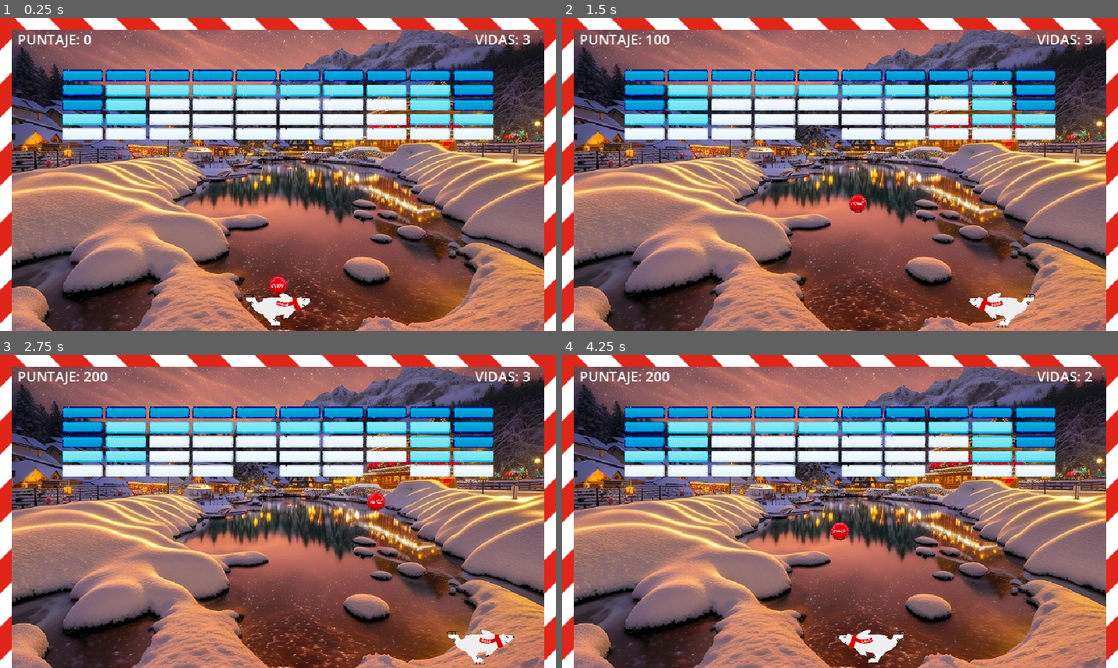
Above: before the commit, frames 1-4 (two rows, left to right).
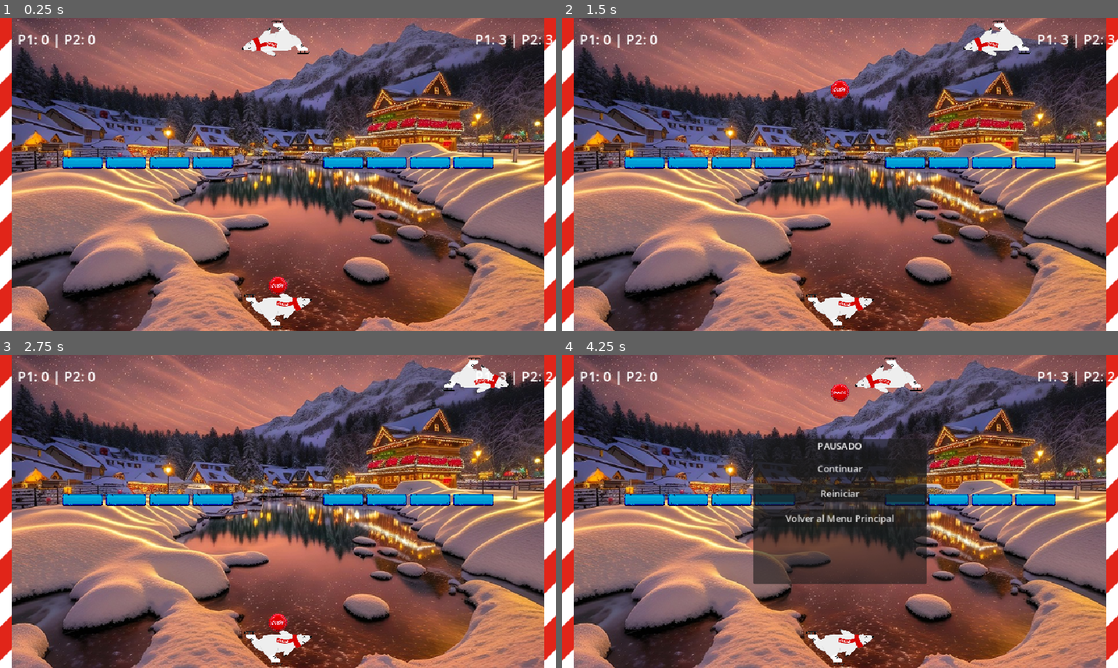
Above: after the commit, the same moments.

Repository: Alwedion/cocacolanoid
Game: Godot game, scene res://Scenes/arkanoid.tscn
Two runs of this game, one before a commit and one after it. Both use one fixed random seed, a clock stepped at 60 frames per second and the inputs below.
Inputs:
- Up to frame 1 (0.25 s): no input
- Up to frame 2 (1.5 s): tap Enter (ui_accept) at 0.5, 0.77 s; hold Right (ui_right) 0.53-1.28 s; hold Left (ui_left) from 1.28 s (still down)
- Up to frame 3 (2.75 s): tap Enter (ui_accept) at 1.52 s; release Left (ui_left) at 2.03 s; hold Right (ui_right) from 2.03 s (still down)
- Up to frame 4 (4.25 s): tap Enter (ui_accept) at 3.02, 3.77 s; release Right (ui_right) at 3.53 s; hold Left (ui_left) from 3.53 s (still down); tap Escape (pause, bound only after the commit) at 4.15 s

The runs differ from the first frame. In frame 1, 20% of the frame differs, in the area x 2-100%, y 0-49%; in frame 2, 22%; in frame 3, 21%; in frame 4, 30%, in the area x 2-100%, y 0-100%.

Commit message:
t

Diff:
--- a/Scenes/arkanoid.tscn
+++ b/Scenes/arkanoid.tscn
@@ -28,22 +28,40 @@
 
 [node name="Arkanoid" type="Node2D" unique_id=1074859914]
 
-[node name="Paddle" type="CharacterBody2D" parent="." unique_id=1818522318]
+[node name="Player1Paddle" type="CharacterBody2D" parent="." unique_id=1818522318]
 position = Vector2(480, 490)
+collision_layer = 4
 script = ExtResource("1_e3c5b")
 
-[node name="CollisionShape2D" type="CollisionShape2D" parent="Paddle" unique_id=1882703488]
+[node name="CollisionShape2D" type="CollisionShape2D" parent="Player1Paddle" unique_id=1882703488]
 shape = SubResource("RectangleShape2D_guh18")
 
-[node name="Sprite2D" type="Sprite2D" parent="Paddle" unique_id=1332949793]
+[node name="Sprite2D" type="Sprite2D" parent="Player1Paddle" unique_id=1332949793]
 position = Vector2(2.0000129, 11.999996)
 scale = Vector2(0.2727838, 0.22520524)
 texture = ExtResource("2_5y7lg")
 
+[node name="Player2Paddle" type="CharacterBody2D" parent="." unique_id=841086277]
+position = Vector2(475, 49)
+collision_layer = 4
+script = ExtResource("1_e3c5b")
+player_id = 2
+
+[node name="CollisionShape2D" type="CollisionShape2D" parent="Player2Paddle" unique_id=1200410913]
+shape = SubResource("RectangleShape2D_guh18")
+
+[node name="Sprite2D" type="Sprite2D" parent="Player2Paddle" unique_id=178539643]
+position = Vector2(-0.9999869, -12)
+scale = Vector2(0.2727838, 0.22520524)
+texture = ExtResource("2_5y7lg")
+flip_h = true
+flip_v = true
+
 [node name="Walls" type="Node2D" parent="." unique_id=699596688]
 
 [node name="Top" type="StaticBody2D" parent="Walls" unique_id=1681111755]
-position = Vector2(480, 10)
+position = Vector2(477, -217)
+collision_layer = 3
 
 [node name="CollisionShape2D" type="CollisionShape2D" parent="Walls/Top" unique_id=591146945]
 shape = SubResource("RectangleShape2D_djfhu")
@@ -54,6 +72,7 @@
 
 [node name="Left" type="StaticBody2D" parent="Walls" unique_id=1876122777]
 position = Vector2(10, 270)
+collision_layer = 3
 
 [node name="CollisionShape2D" type="CollisionShape2D" parent="Walls/Left" unique_id=674377675]
 shape = SubResource("RectangleShape2D_nccni")
@@ -64,6 +83,7 @@
 
 [node name="Right" type="StaticBody2D" parent="Walls" unique_id=218471002]
 position = Vector2(950, 270)
+collision_layer = 3
 
 [node name="CollisionShape2D" type="CollisionShape2D" parent="Walls/Right" unique_id=1853430737]
 shape = SubResource("RectangleShape2D_6l4ap")
@@ -73,9 +93,12 @@
 texture = ExtResource("3_hnee1")
 
 [node name="Ball" type="CharacterBody2D" parent="." unique_id=1347679701]
-position = Vector2(480, 540)
+position = Vector2(480, 433)
 scale = Vector2(2, 2)
+collision_layer = 2
+collision_mask = 5
 script = ExtResource("2_01gq6")
+speed = null
 
 [node name="CollisionShape2D" type="CollisionShape2D" parent="Ball" unique_id=1370062926]
 shape = SubResource("CircleShape2D_guh18")
@@ -85,7 +108,8 @@
 scale = Vector2(0.036613304, 0.036613222)
 texture = ExtResource("3_3dowy")
 
-[node name="Level" type="Node2D" parent="." unique_id=1968133762 node_paths=PackedStringArray("score_label", "lives_label", "final_score_label", "game_over_panel")]
+[node name="Level" type="Node2D" parent="." unique_id=1968133762 node_paths=PackedStringArray("score_label", "lives_label", "final_score_label", "game_over_panel", "pause_menu_panel")]
+process_mode = 3
 script = ExtResource("3_ubs8n")
 normal_brick_scene = ExtResource("4_2se6l")
 medium_brick_scene = ExtResource("7_eitq0")
@@ -94,6 +118,8 @@
 lives_label = NodePath("../UI/LivesLabel")
 final_score_label = NodePath("../UI/GameOverPanel/VBoxContainer/FinalScoreLabel")
 game_over_panel = NodePath("../UI/GameOverPanel")
+start_y = 250.0
+pause_menu_panel = NodePath("../UI/PauseMenuPanel")
 
 [node name="UI" type="CanvasLayer" parent="." unique_id=2134908235]
 
@@ -151,9 +177,54 @@
 layout_mode = 2
 text = "REINICIAR"
 
+[node name="PauseMenuPanel" type="Panel" parent="UI" unique_id=2093461340]
+process_mode = 2
+visible = false
+custom_minimum_size = Vector2(300, 250)
+anchors_preset = 8
+anchor_left = 0.5
+anchor_top = 0.5
+anchor_right = 0.5
+anchor_bottom = 0.5
+offset_left = -150.0
+offset_top = -125.0
+offset_right = 150.0
+offset_bottom = 125.0
+grow_horizontal = 2
+grow_vertical = 2
+
+[node name="VBoxContainer" type="VBoxContainer" parent="UI/PauseMenuPanel" unique_id=1942742421]
+layout_mode = 1
+anchors_preset = 15
+anchor_right = 1.0
+anchor_bottom = 1.0
+grow_horizontal = 2
+grow_vertical = 2
+theme_override_constants/separation = 12
+
+[node name="TitleLabel" type="Label" parent="UI/PauseMenuPanel/VBoxContainer" unique_id=1996875769]
+layout_mode = 2
+text = "PAUSADO"
+horizontal_alignment = 1
+
+[node name="ResumeButton" type="Button" parent="UI/PauseMenuPanel/VBoxContainer" unique_id=1612503208]
+layout_mode = 2
+text = "Continuar"
+
+[node name="RestartButton" type="Button" parent="UI/PauseMenuPanel/VBoxContainer" unique_id=636848956]
+layout_mode = 2
+text = "Reiniciar"
+
+[node name="MainMenuButton" type="Button" parent="UI/PauseMenuPanel/VBoxContainer" unique_id=1554704343]
+layout_mode = 2
+text = "Volver al Menu Principal"
+
 [node name="Background" type="Sprite2D" parent="." unique_id=1966947369]
 z_index = -10
 position = Vector2(480, 270)
 texture = ExtResource("9_8kbsk")
 
 [connection signal="pressed" from="UI/GameOverPanel/VBoxContainer/RestartButton" to="Level" method="_on_restart_button_pressed"]
+[connection signal="pressed" from="UI/PauseMenuPanel/VBoxContainer/ResumeButton" to="Level" method="_on_resume_button_pressed"]
+[connection signal="pressed" from="UI/PauseMenuPanel/VBoxContainer/RestartButton" to="Level" method="_on_restart_button_pressed"]
+[connection signal="pressed" from="UI/PauseMenuPanel/VBoxContainer/MainMenuButton" to="Level" method="_on_main_menu_button_pressed"]
--- /dev/null
+++ b/Scenes/main_menu.tscn
@@ -0,0 +1,44 @@
+[gd_scene format=3 uid="uid://d4bjde7ucwt7i"]
+
+[ext_resource type="Script" uid="uid://lepda2gq4l3a" path="res://Scripts/main_menu.gd" id="1_28flt"]
+
+[node name="MainMenu" type="Control" unique_id=181240768]
+layout_mode = 3
+anchors_preset = 15
+anchor_right = 1.0
+anchor_bottom = 1.0
+grow_horizontal = 2
+grow_vertical = 2
+script = ExtResource("1_28flt")
+
+[node name="CenterContainer" type="CenterContainer" parent="." unique_id=852788515]
+layout_mode = 1
+anchors_preset = 15
+anchor_right = 1.0
+anchor_bottom = 1.0
+grow_horizontal = 2
+grow_vertical = 2
+
+[node name="VBoxContainer" type="VBoxContainer" parent="CenterContainer" unique_id=172370428]
+layout_mode = 2
+theme_override_constants/separation = 18
+alignment = 1
+
+[node name="TitleLabel" type="Label" parent="CenterContainer/VBoxContainer" unique_id=418634322]
+layout_mode = 2
+theme_override_font_sizes/font_size = 48
+text = "ARKANOID"
+horizontal_alignment = 1
+
+[node name="SinglePlayerButton" type="Button" parent="CenterContainer/VBoxContainer" unique_id=1337610581]
+custom_minimum_size = Vector2(260, 54)
+layout_mode = 2
+text = "Single Player"
+
+[node name="TwoPlayersButton" type="Button" parent="CenterContainer/VBoxContainer" unique_id=987215110]
+custom_minimum_size = Vector2(260, 54)
+layout_mode = 2
+text = "Two Players"
+
+[connection signal="pressed" from="CenterContainer/VBoxContainer/SinglePlayerButton" to="." method="_on_single_player_button_pressed"]
+[connection signal="pressed" from="CenterContainer/VBoxContainer/TwoPlayersButton" to="." method="_on_two_players_button_pressed"]
--- a/Scripts/ball.gd
+++ b/Scripts/ball.gd
@@ -3,10 +3,25 @@
 @export var speed := 350.0
 
 var launched := false
+var last_player_id := 0
 
 func _process(_delta: float) -> void:
-	if global_position.y > 560.0 and launched:
-		ball_lost()
+	if not launched:
+		return
+
+	var game_mode := str(
+		get_tree().root.get_meta("game_mode", "two_players")
+	)
+
+	# Player 1 loses the ball at the bottom.
+	if global_position.y > 560.0:
+		print("Player 1 missed!")
+		ball_lost(1)
+
+	# Only check the top boundary in two-player mode.
+	elif game_mode == "two_players" and global_position.y < -20.0:
+		print("Player 2 missed!")
+		ball_lost(2)
 
 func _physics_process(delta: float) -> void:
 	if not launched:
@@ -23,10 +38,10 @@
 		var collider := collision.get_collider()
 
 		if collider.is_in_group("brick"):
-			collider.hit()
+			collider.hit(last_player_id)
 			velocity = velocity.bounce(collision.get_normal()).normalized() * speed
 
-		elif collider.name == "Paddle":
+		elif collider.is_in_group("paddle"):
 			bounce_from_paddle(collider)
 
 		else:
@@ -34,6 +49,8 @@
 
 
 func bounce_from_paddle(paddle: CharacterBody2D) -> void:
+	last_player_id = paddle.player_id
+	print("Last hit by Player: ", last_player_id)
 	var paddle_width := 120.0
 
 	# How far from the center did the ball hit?
@@ -62,20 +79,20 @@
 			# Exact center: randomly choose left or right.
 			angle = min_angle if randf() < 0.5 else -min_angle
 
-	velocity = Vector2(
-		sin(angle),
-		-cos(angle)
-	).normalized() * speed
+	var vertical_direction := -1.0 if paddle.player_id == 1 else 1.0
+	velocity = Vector2(sin(angle), vertical_direction * cos(angle)).normalized() * speed
 
-func ball_lost() -> void:
+
+func ball_lost(player_id: int) -> void:
 	if not launched:
 		return
 
 	launched = false
+	velocity = Vector2.ZERO
 
 	print("BALL LOST")
 
 	var level := get_node("../Level")
 
 	if level.has_method("ball_lost"):
-		level.ball_lost()
+		level.ball_lost(player_id)
--- a/Scripts/brick.gd
+++ b/Scripts/brick.gd
@@ -7,20 +7,20 @@
 @export var heavily_damaged_texture: Texture2D
 
 
-func hit() -> void:
+func hit(player_id: int) -> void:
 	hit_points -= 1
 
 	if hit_points <= 0:
-		destroy()
+		destroy(player_id)
 	else:
 		update_visual()
 
 
-func destroy() -> void:
+func destroy(player_id: int) -> void:
 	var level := get_parent()
 
 	if level.has_method("brick_destroyed"):
-		level.brick_destroyed(score_value)
+		level.brick_destroyed(score_value, player_id)
 
 	queue_free()
 
--- a/Scripts/level.gd
+++ b/Scripts/level.gd
@@ -15,39 +15,70 @@
 @export var spacing := Vector2(5.0, 5.0)
 @export var start_y := 100.0
 
-
-var score := 0
-var lives := 0
+@export var pause_menu_panel: Control
+
+var player1_score := 0
+var player2_score := 0
+var player1_lives := 0
+var player2_lives := 0
+
+var game_mode := "two_players"
+
 var bricks_remaining := 0
-
-
 var level_layout := [
-	[3, 3, 3, 3, 3, 3, 3, 3, 3, 3],
-	[3, 2, 2, 2, 2, 2, 2, 2, 2, 3],
-	[3, 2, 1, 1, 1, 1, 1, 1, 2, 3],
-	[2, 2, 1, 1, 1, 1, 1, 1, 2, 2],
-	[1, 1, 1, 1, 1, 1, 1, 1, 1, 1],
+	[3, 3, 3, 3, 0, 0, 3, 3, 3, 3]
 ]
+#var level_layout := [
+	#[3, 3, 3, 3, 3, 3, 3, 3, 3, 3],
+	#[3, 2, 2, 2, 2, 2, 2, 2, 2, 3],
+	#[3, 2, 1, 1, 1, 1, 1, 1, 2, 3],
+	#[2, 2, 1, 1, 1, 1, 1, 1, 2, 2],
+	#[1, 1, 1, 1, 1, 1, 1, 1, 1, 1],
+#]
 
 
 func _ready() -> void:
-	lives = starting_lives
+	game_mode = str(
+		get_tree().root.get_meta("game_mode", "two_players")
+	)
+
+	player1_lives = starting_lives
+
+	if game_mode == "two_players":
+		player2_lives = starting_lives
+	else:
+		player2_lives = 0
+
+		var player2_paddle := get_node_or_null("../Player2Paddle")
+
+		if player2_paddle:
+			player2_paddle.visible = false
+			player2_paddle.set_physics_process(false)
+
+			var collision_shape := player2_paddle.get_node_or_null("CollisionShape2D")
+
+			if collision_shape:
+				collision_shape.set_deferred("disabled", true)
 
 	update_score_display()
 	update_lives_display()
-
 	create_bricks()
 
 
 func update_score_display() -> void:
 	if score_label:
-		score_label.text = "PUNTAJE: " + str(score)
+		if game_mode == "single_player":
+			score_label.text = "P1: " + str(player1_score)
+		else:
+			score_label.text = "P1: " + str(player1_score) + " | P2: " + str(player2_score)
 
 
 func update_lives_display() -> void:
 	if lives_label:
-		lives_label.text = "VIDAS: " + str(lives)
-
+		if game_mode == "single_player":
+			lives_label.text = "Lives: " + str(player1_lives)
+		else:
+			lives_label.text = "P1: " + str(player1_lives) + " | P2: " + str(player2_lives)
 
 func create_bricks() -> void:
 	var rows: int = level_layout.size()
@@ -97,13 +128,18 @@
 			bricks_remaining += 1
 
 
-func brick_destroyed(score_value: int) -> void:
+func brick_destroyed(score_value: int, player_id: int) -> void:
 	bricks_remaining -= 1
-	score += score_value
+
+	if player_id == 1:
+		player1_score += score_value
+	elif player_id == 2:
+		player2_score += score_value
 
 	update_score_display()
 
-	print("Score: ", score)
+	print("Player 1 Score: ", player1_score)
+	print("Player 2 Score: ", player2_score)
 	print("Bricks remaining: ", bricks_remaining)
 
 	if bricks_remaining <= 0:
@@ -114,29 +150,73 @@
 	print("LEVEL COMPLETE!")
 
 
-func ball_lost() -> void:
-	if lives <= 0:
-		return
-
-	lives -= 1
+func ball_lost(player_id: int) -> void:
+	if player_id == 1:
+		player1_lives -= 1
+	else:
+		player2_lives -= 1
 
 	update_lives_display()
 
-	print("Lives remaining: ", lives)
-
-	if lives <= 0:
-		game_over()
-
-
-func game_over() -> void:
-	print("GAME OVER!")
+	print("Player 1 lives: ", player1_lives)
+	print("Player 2 lives: ", player2_lives)
+
+	if player1_lives <= 0 or player2_lives <= 0:
+		if player1_score > player2_score:
+			game_over(1)
+		elif player2_score > player1_score:
+			game_over(2)
+		else:
+			game_over(0)
+
+func game_over(winner_id: int) -> void:
+	if winner_id == 0:
+		print("IT'S A DRAW!")
+	else:
+		print("PLAYER ", winner_id, " WINS!")
 
 	if final_score_label:
-		final_score_label.text = "PUNTAJE: " + str(score)
+		if winner_id == 0:
+			final_score_label.text = (
+				"IT'S A DRAW!\n"
+				+ "P1 Score: " + str(player1_score) + "\n"
+				+ "P2 Score: " + str(player2_score)
+			)
+		else:
+			final_score_label.text = (
+				"PLAYER " + str(winner_id) + " WINS!\n"
+				+ "P1 Score: " + str(player1_score) + "\n"
+				+ "P2 Score: " + str(player2_score)
+			)
 
 	if game_over_panel:
 		game_over_panel.visible = true
 
 
+func _process(_delta: float) -> void:
+	if Input.is_action_just_pressed("pause"):
+		if get_tree().paused:
+			resume_game()
+		else:
+			pause_game()
+
+func pause_game() -> void:
+	get_tree().paused = true
+	if pause_menu_panel:
+		pause_menu_panel.visible = true
+
+func resume_game() -> void:
+	if pause_menu_panel:
+		pause_menu_panel.visible = false
+	get_tree().paused = false
+
+func _on_resume_button_pressed() -> void:
+	resume_game()
+
 func _on_restart_button_pressed() -> void:
+	get_tree().paused = false
 	get_tree().reload_current_scene()
+
+func _on_main_menu_button_pressed() -> void:
+	get_tree().paused = false
+	get_tree().change_scene_to_file("res://Scenes/main_menu.tscn")
--- /dev/null
+++ b/Scripts/main_menu.gd
@@ -0,0 +1,10 @@
+extends Control
+
+func _on_single_player_button_pressed() -> void:
+	get_tree().root.set_meta("game_mode", "single_player")
+	get_tree().change_scene_to_file("res://Scenes/arkanoid.tscn")
+
+
+func _on_two_players_button_pressed() -> void:
+	get_tree().root.set_meta("game_mode", "two_players")
+	get_tree().change_scene_to_file("res://Scenes/arkanoid.tscn")
--- a/Scripts/paddle.gd
+++ b/Scripts/paddle.gd
@@ -1,10 +1,17 @@
 extends CharacterBody2D
 
 @export var speed := 500.0
+@export var player_id := 1
 
+func _ready() -> void:
+	add_to_group("paddle")
 
 func _physics_process(_delta: float) -> void:
-	var direction := Input.get_axis("ui_left", "ui_right")
+	var direction := 0.0
+	if player_id == 1:
+		direction = Input.get_axis("p1_left", "p1_right")
+	else:
+		direction = Input.get_axis("p2_left", "p2_right")
 
 	velocity.x = direction * speed
 	velocity.y = 0.0
--- a/project.godot
+++ b/project.godot
@@ -22,6 +22,34 @@
 window/stretch/mode="canvas_items"
 window/stretch/aspect="expand"
 
+[input]
+
+p1_left={
+"deadzone": 0.2,
+"events": [Object(InputEventKey,"resource_local_to_scene":false,"resource_name":"","device":-1,"window_id":0,"alt_pressed":false,"shift_pressed":false,"ctrl_pressed":false,"meta_pressed":false,"pressed":false,"keycode":0,"physical_keycode":65,"key_label":0,"unicode":97,"location":0,"echo":false,"script":null)
+]
+}
+p1_right={
+"deadzone": 0.2,
+"events": [Object(InputEventKey,"resource_local_to_scene":false,"resource_name":"","device":-1,"window_id":0,"alt_pressed":false,"shift_pressed":false,"ctrl_pressed":false,"meta_pressed":false,"pressed":false,"keycode":0,"physical_keycode":68,"key_label":0,"unicode":100,"location":0,"echo":false,"script":null)
+]
+}
+p2_left={
+"deadzone": 0.2,
+"events": [Object(InputEventKey,"resource_local_to_scene":false,"resource_name":"","device":-1,"window_id":0,"alt_pressed":false,"shift_pressed":false,"ctrl_pressed":false,"meta_pressed":false,"pressed":false,"keycode":0,"physical_keycode":4194319,"key_label":0,"unicode":0,"location":0,"echo":false,"script":null)
+]
+}
+p2_right={
+"deadzone": 0.2,
+"events": [Object(InputEventKey,"resource_local_to_scene":false,"resource_name":"","device":-1,"window_id":0,"alt_pressed":false,"shift_pressed":false,"ctrl_pressed":false,"meta_pressed":false,"pressed":false,"keycode":0,"physical_keycode":4194321,"key_label":0,"unicode":0,"location":0,"echo":false,"script":null)
+]
+}
+pause={
+"deadzone": 0.2,
+"events": [Object(InputEventKey,"resource_local_to_scene":false,"resource_name":"","device":-1,"window_id":0,"alt_pressed":false,"shift_pressed":false,"ctrl_pressed":false,"meta_pressed":false,"pressed":false,"keycode":0,"physical_keycode":4194305,"key_label":0,"unicode":0,"location":0,"echo":false,"script":null)
+]
+}
+
 [physics]
 
 3d/physics_engine="Jolt Physics"
Not shown, added: Scripts/main_menu.gd.uid
